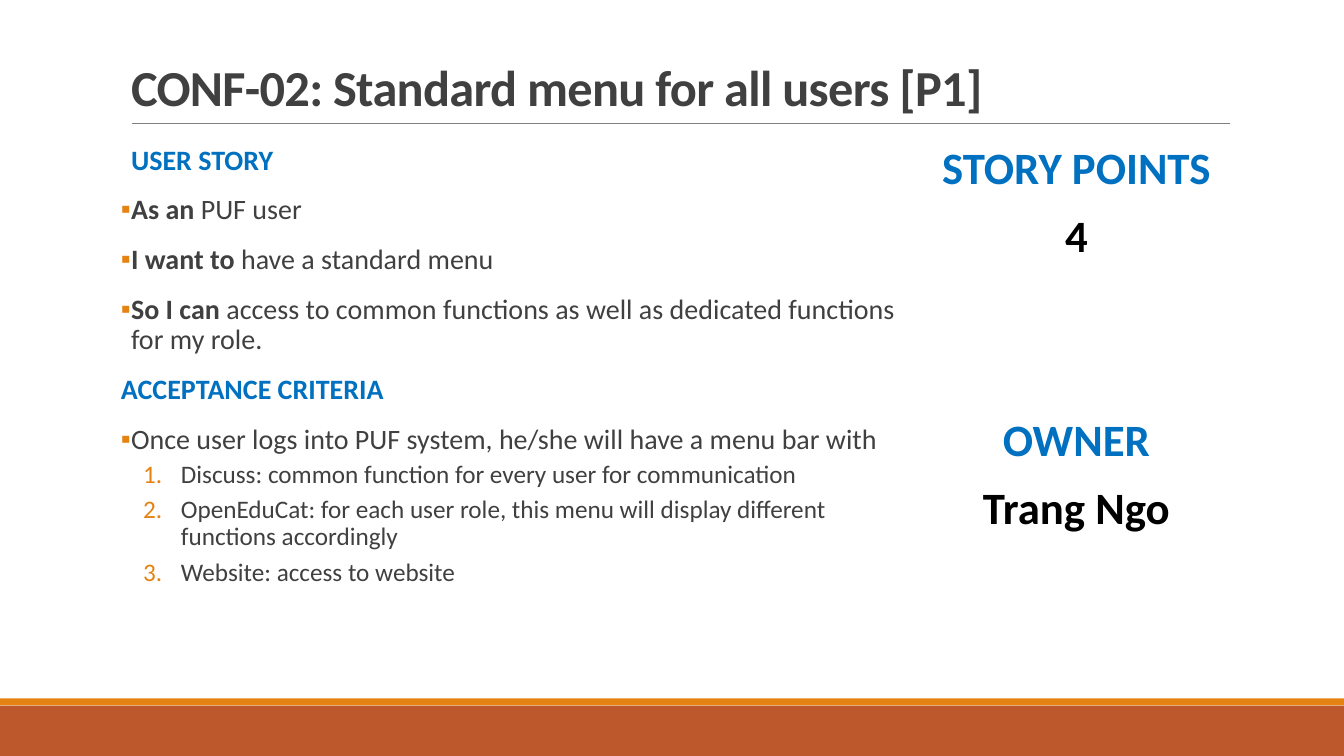
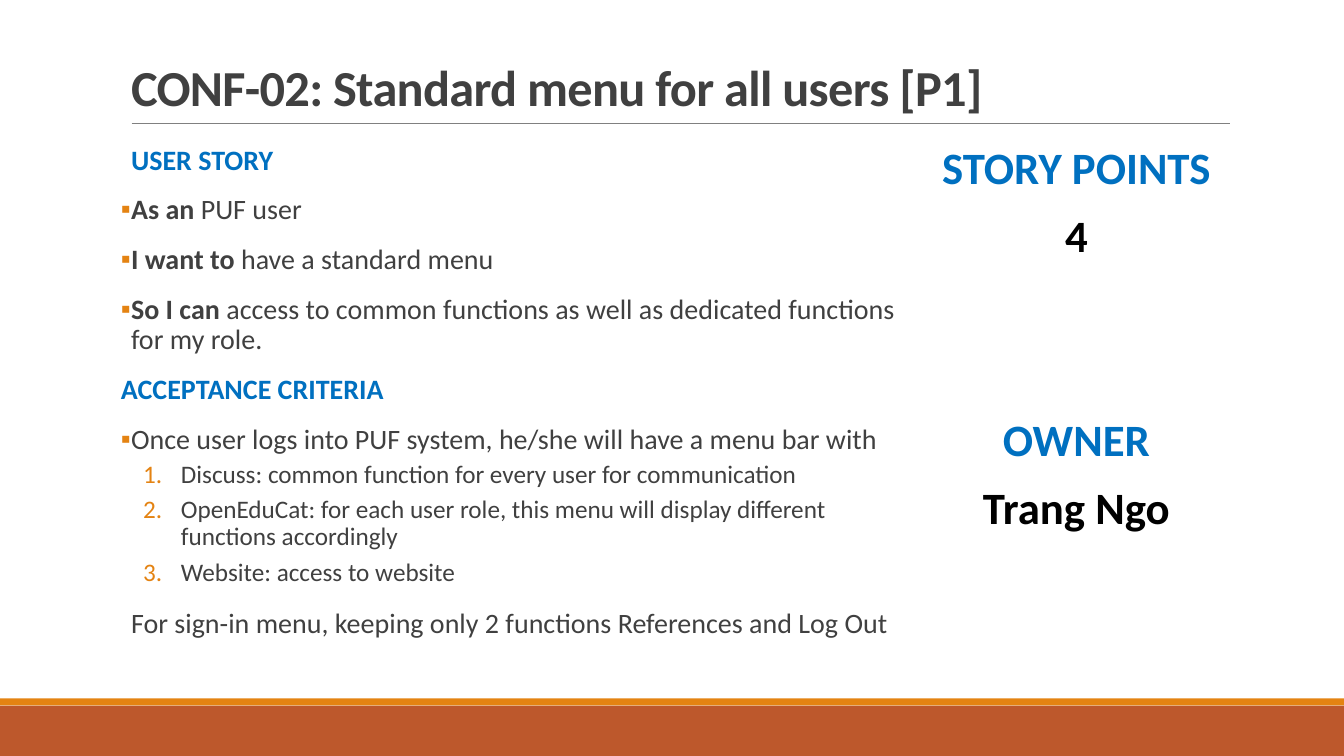
Before and after one commit to huynguyenpuf/puf_module, a slide deck: slide 8 of Documents/Sprint-1/MINF-Sprint-1.pptx. Drawn at 1344x756 pixels with LibreOffice and Linux fonts; fonts in the diff are those of the drawing. Boxes give left, top, right and bottom in pixels: in the first picture for what was removed or moved away, otherwise in the second. Text is boxed around its words. In the diff, an @@ line names an element or a change of style, - is before the commit and + after.

Commit message:
Update US

```diff
--- a/Documents/Sprint-1/MINF-Sprint-1.pptx
+++ b/Documents/Sprint-1/MINF-Sprint-1.pptx
@@ text at (131, 613, 888, 638): paragraph added @@
+  For sign-in menu, keeping only 2 functions References and Log Out
```
Also in this commit, not shown: 1 other slide changed.
